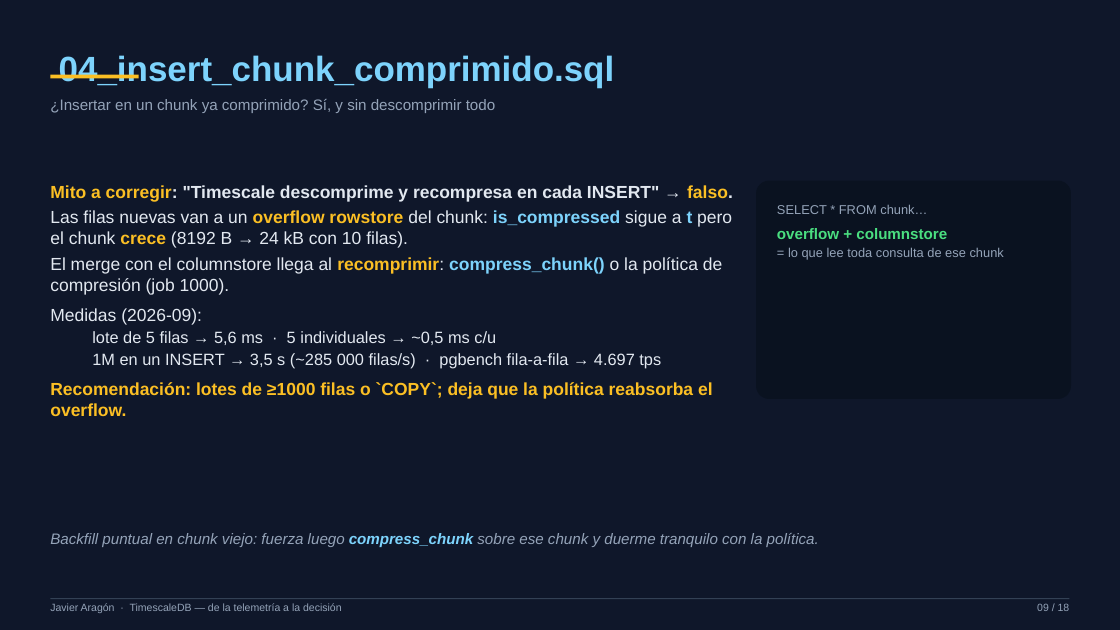
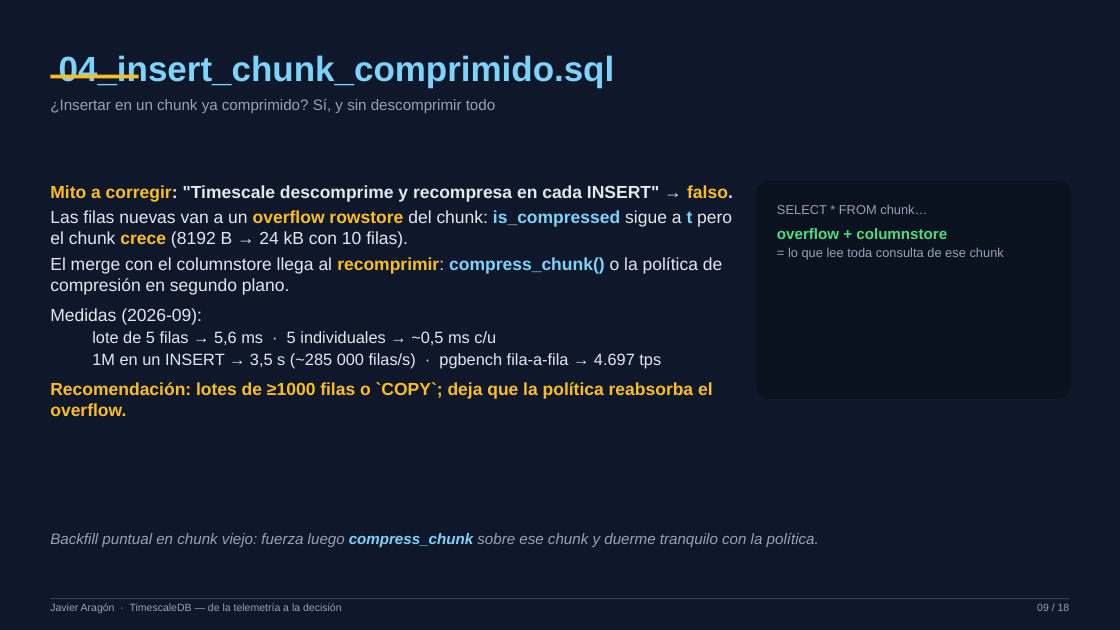
Before and after one commit to xavipuerto/autometrics-demo, a slide deck: slide 9 of presentacion/TimescaleDB-PPT-Javier.pptx. Drawn at 1120x630 pixels with LibreOffice and Linux fonts; fonts in the diff are those of the drawing. Boxes give left, top, right and bottom in pixels: in the first picture for what was removed or moved away, otherwise in the second. Text is boxed around its words. In the diff, an @@ line names an element or a change of style, - is before the commit and + after.

```diff
--- a/presentacion/TimescaleDB-PPT-Javier.pptx
+++ b/presentacion/TimescaleDB-PPT-Javier.pptx
@@ text at (50, 257, 722, 295): text changed @@
-El merge con el columnstore llega al recomprimir: compress_chunk() o la política de compresión (job 1000).
+El merge con el columnstore llega al recomprimir: compress_chunk() o la política de compresión en segundo plano.
```
Also in this commit, not shown: 6 other slides changed, 1 other file.
